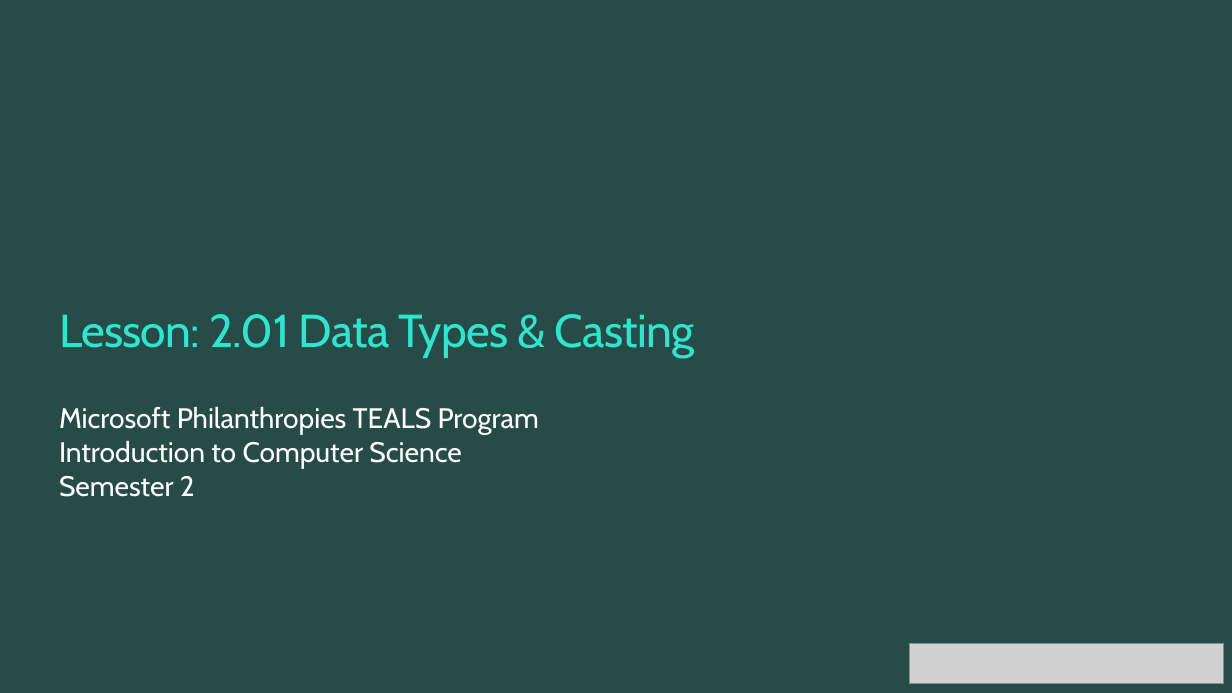
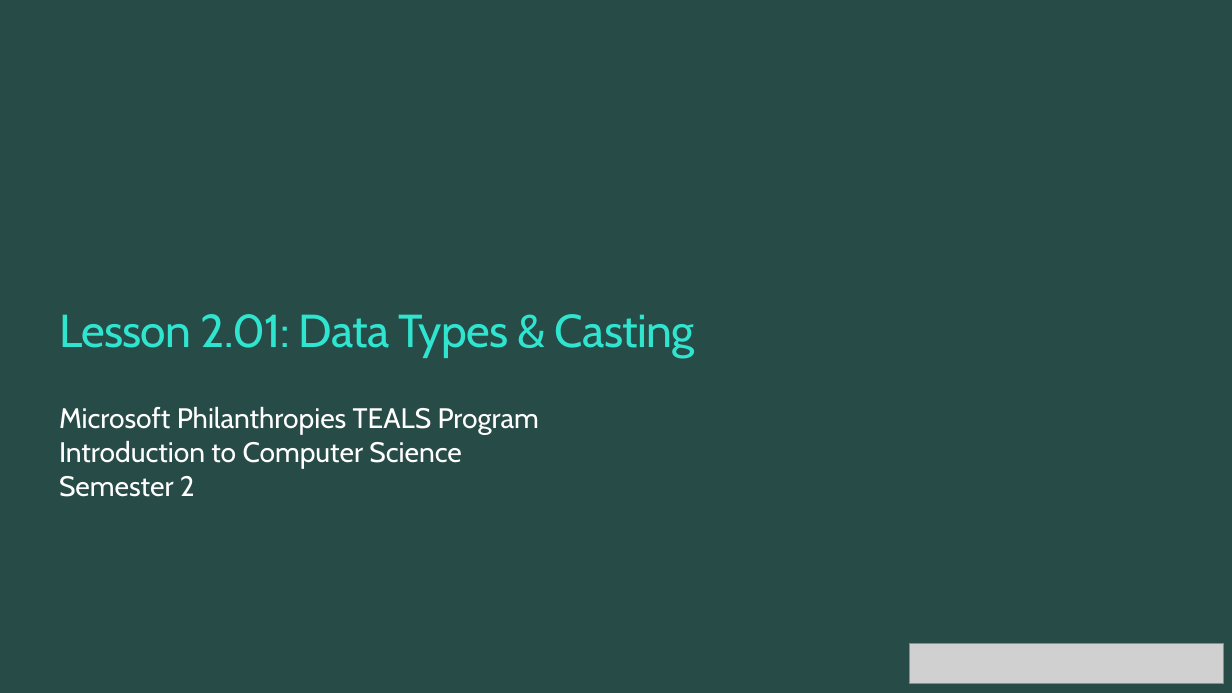
Before and after one commit to TEALSK12/2nd-semester-introduction-to-computer-science, a slide deck: slide 1 of units/2_unit/slidedecks/Intro Python 2.01 TEALS.pptx. Drawn at 1232x693 pixels with LibreOffice and Linux fonts; fonts in the diff are those of the drawing; grey boxes stand for pictures; background and template pictures are left out. Boxes give left, top, right and bottom in pixels: in the first picture for what was removed or moved away, otherwise in the second. Text is boxed around its words. In the diff, an @@ line names an element or a change of style, - is before the commit and + after.

```diff
--- a/units/2_unit/slidedecks/Intro Python 2.01 TEALS.pptx
+++ b/units/2_unit/slidedecks/Intro Python 2.01 TEALS.pptx
@@ title at bbox=[59, 314, 695, 358]: text changed @@
-Lesson: 2.01 Data Types & Casting
+Lesson 2.01: Data Types & Casting
```
Also in this commit, not shown: 1 other slide changed, 2 slides added, 6 other files.
